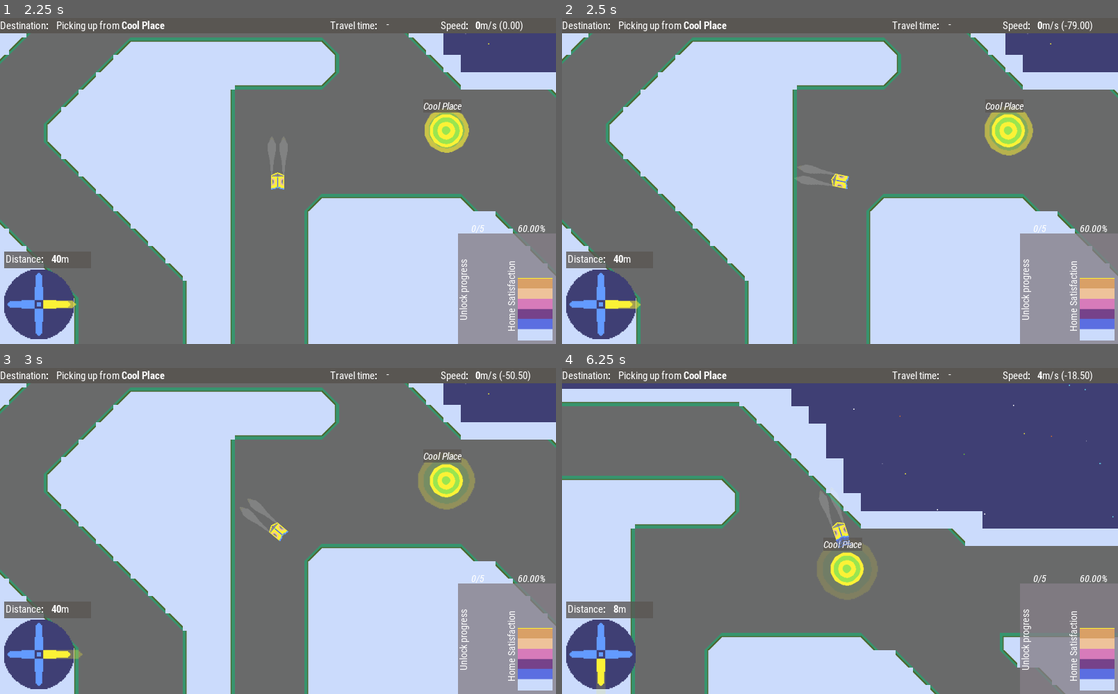
Above: before the commit, frames 1-4 (two rows, left to right).
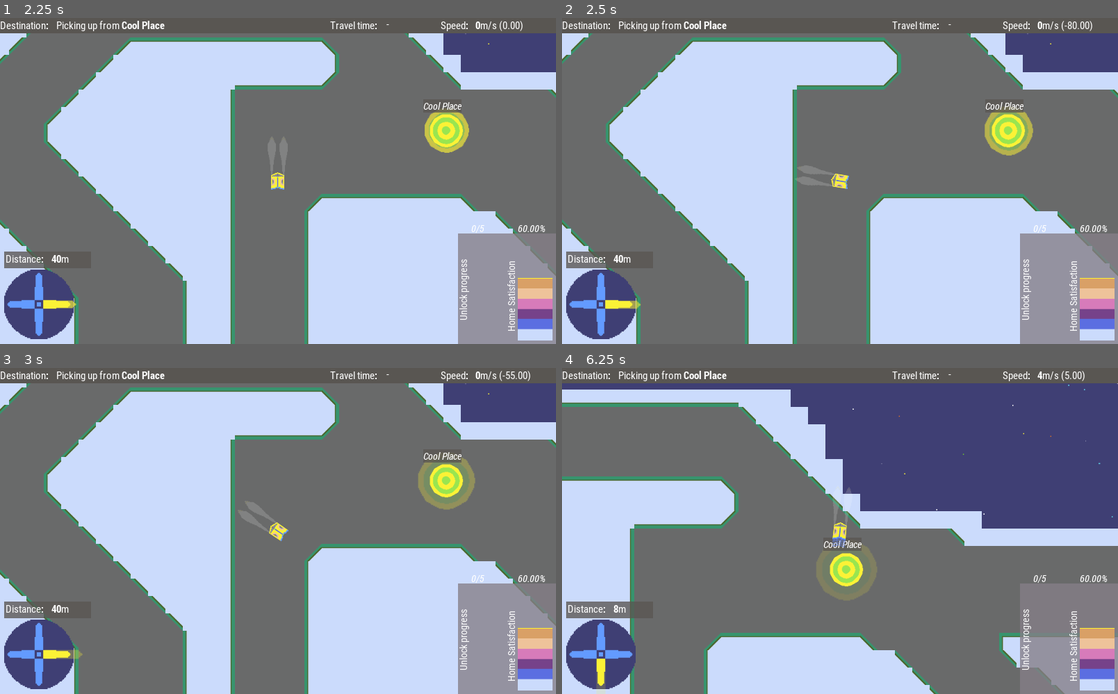
Above: after the commit, the same moments.

Repository: broquaint/comrade-cabbie
Game: Godot game, scene res://Root.tscn
Two runs of this game, one before a commit and one after it. Both use one fixed random seed, a clock stepped at 60 frames per second and the inputs below.
Inputs:
- Up to frame 1 (2.25 s): click "New Game" at 0.5 s; click "OK" at 1.25 s; hold Right (move_right) from 2.03 s (still down); hold Space (action_button) from 2.03 s (still down)
- Up to frame 2 (2.5 s): keep holding Right (move_right); keep holding Space (action_button)
- Up to frame 3 (3 s): release Right (move_right) at 2.78 s; release Space (action_button) at 2.78 s; hold Left (move_left) from 2.78 s (still down); tap Space (action_button) at 2.85 s
- Up to frame 4 (6.25 s): release Left (move_left) at 3.53 s; hold Right (move_right) 3.53-4.28 s; hold Space (action_button) 3.53-4.28 s; hold Up (move_up) 4.28-5.03 s; tap Space (action_button) at 4.35, 5.85 s; hold Space (action_button) 5.03-5.78 s; hold Left (move_left) from 5.03 s (still down)

Frame 1 is identical in both runs. In frame 2, less than 0.1% of the frame differs, in the area x 41-93%, y 1-53%; in frame 3, less than 0.1%; in frame 4, 1.9%, in the area x 0-100%, y 0-100%.

Commit message:
Even less janky ship rotation
Now it handles negatives correctly. Still not _great_ but an
improvement. Getting there.

Diff:
--- a/Player.gd
+++ b/Player.gd
@@ -9,10 +9,6 @@
 
 signal pickup_interrupted()
 
-const ROTATION_SPEED : float = 4.75 * 60
-const BOOST_ROTATION_SPEED : float = 2.75 * 60
-const FLOAT_ROTATION_SPEED : float = 5.5 * 60
-
 enum CabState {
 	CRUISING, # Not implemented yet
 	PICKING_UP,
@@ -25,6 +21,12 @@
 	SPEEDY,
 	LUDICROUS
 }
+
+const ROTATION_SPEED : float       = 4.25 * 60
+const BOOST_ROTATION_SPEED : float = 2.75 * 60
+const FLOAT_ROTATION_SPEED : float = 5.0  * 60
+
+const TURN_SNAP : float = 15.0
 
 const THRUSTS = [
 	12.0, # NONE
@@ -118,10 +120,8 @@
 			rotation_degrees += delta * rotation_speed
 
 		if Input.is_action_just_released("move_left") or Input.is_action_just_released("move_right"):
-			var rem = fmod(rotation_degrees, 10.0)
-			# rd = 33.5, rem = 3.5 -> rd -=  3.5 -> 30
-			# rd = 36.7, rem = 6.7 -> rd -= -3.3 -> 40
-			rotation_degrees -= rem if rem < 5 else -(10 - rem)
+			var rem = fmod(rotation_degrees, TURN_SNAP)
+			rotation_degrees -= rem if abs(rem) < (TURN_SNAP/2) else -((sign(rem) * TURN_SNAP) - rem)
 
 	# get acceleration if thrust is pressed
 	if Input.is_action_pressed("move_up"):
